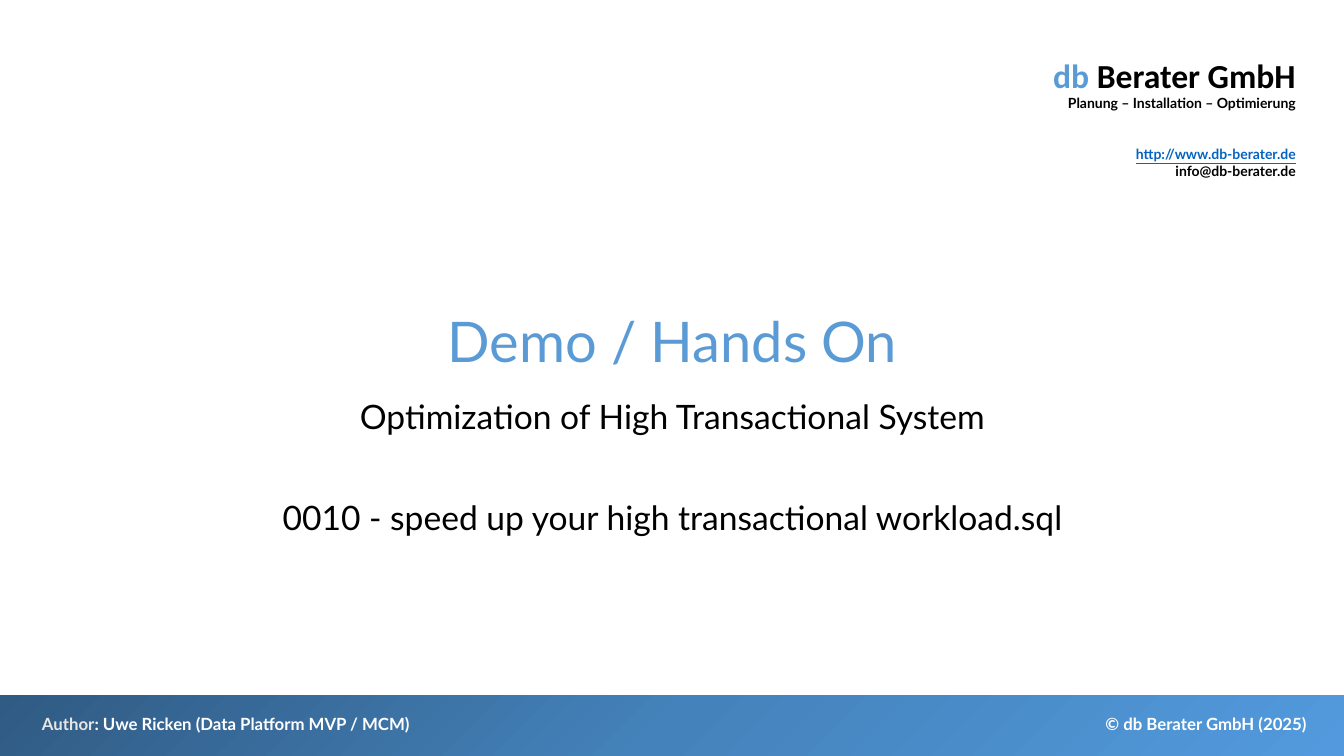
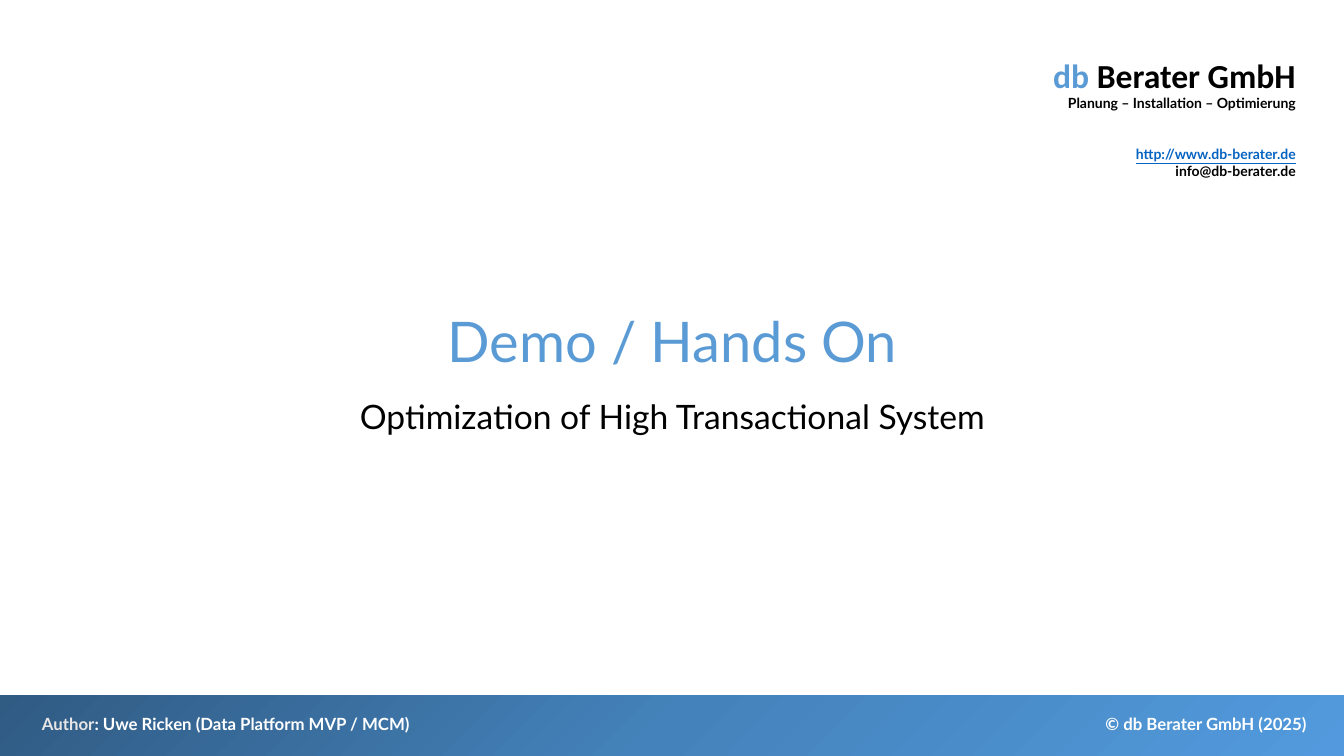
Before and after one commit to db-berater/SQL-Server-Partitioning-for-Data-Management, a slide deck: slide 9 of 01 - Documents and Preparation/SQL Server Partitioning - Speed up your workload.pptx. Drawn at 1344x756 pixels with LibreOffice and Linux fonts; fonts in the diff are those of the drawing. Boxes give left, top, right and bottom in pixels: in the first picture for what was removed or moved away, otherwise in the second. Text is boxed around its words. In the diff, an @@ line names an element or a change of style, - is before the commit and + after.

```diff
--- a/01 - Documents and Preparation/SQL Server Partitioning - Speed up your workload.pptx
+++ b/01 - Documents and Preparation/SQL Server Partitioning - Speed up your workload.pptx
@@ subtitle at [283,505,1062,536]: paragraph removed @@
-0010 - speed up your high transactional workload.sql
```
Also in this commit, not shown: 13 other slides changed, 1 slide added, 1 slide removed, 13 other files.
